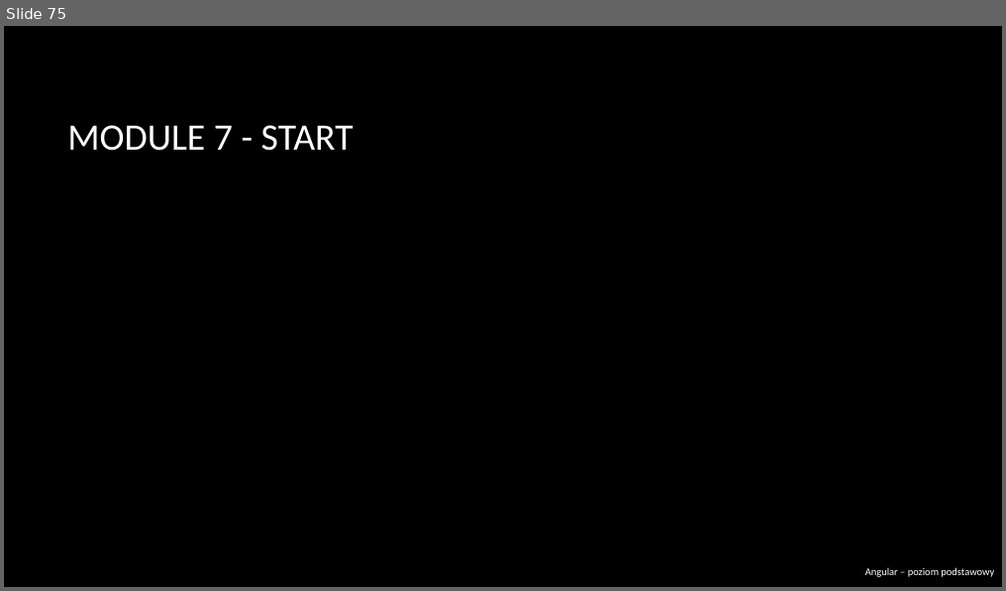
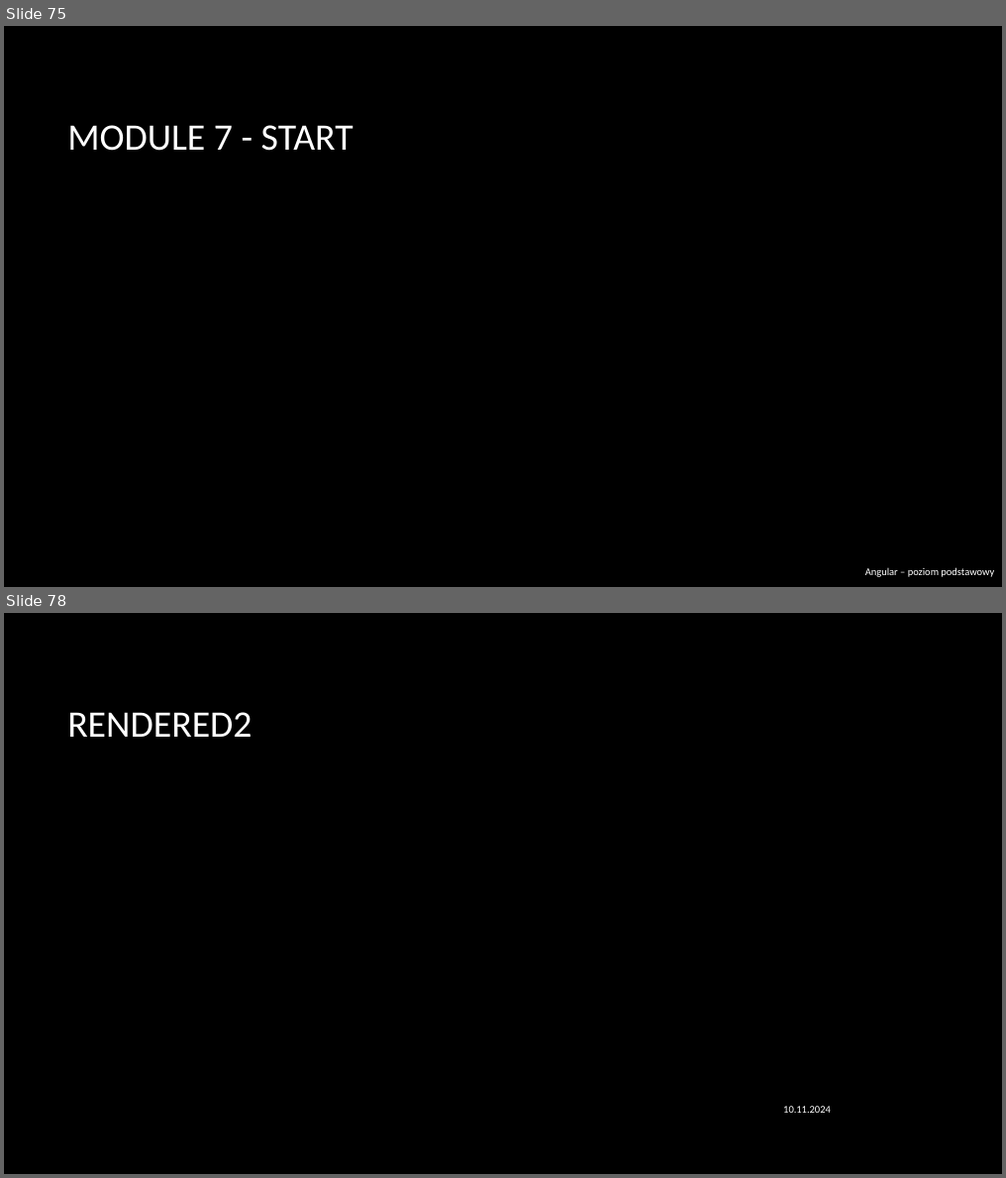
Before and after one commit to RafalSzczuka/angular-course-pfr, a slide deck: prezentacja/Angular beginner.pptx. Shown one above the other, each under a label of ours: slide 75 before the commit, slides 75 and 78 after it; the slides between them are not shown. The pictures are 1006x591 and 1006x1178 pixels, drawn with LibreOffice and Linux fonts; fonts in the diff are those of the drawing; background and template pictures are left out. Boxes give left, top, right and bottom in pixels: in the first picture for what was removed or moved away, otherwise in the second. Text is boxed around its words. In the diff, an @@ line names an element or a change of style, - is before the commit and + after.

```diff
--- a/prezentacja/Angular beginner.pptx
+++ b/prezentacja/Angular beginner.pptx
@@ slide 78 added at bbox=[4, 613, 1002, 1174], background picture (left out) @@
@@ title added at bbox=[67, 712, 252, 737], 36 pt, text #FFFFFF @@
+RENDERED2
@@ text added at bbox=[783, 1106, 831, 1113], 10 pt, text #FFFFFF @@
+10.11.2024
```
Also in this commit, not shown: 6 slides changed, 4 other slides added.
